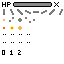
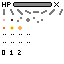
Comparing the layer stacks of the two 64 x 64 images. Changes:
painted on "Layer 6" over (x1=9, y1=17, x2=43, y2=23)
